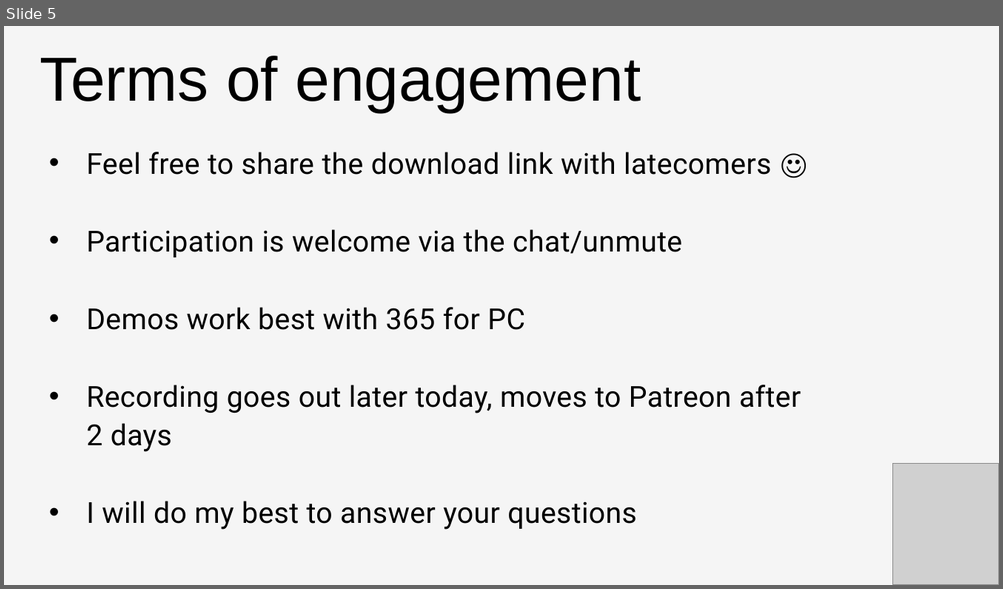
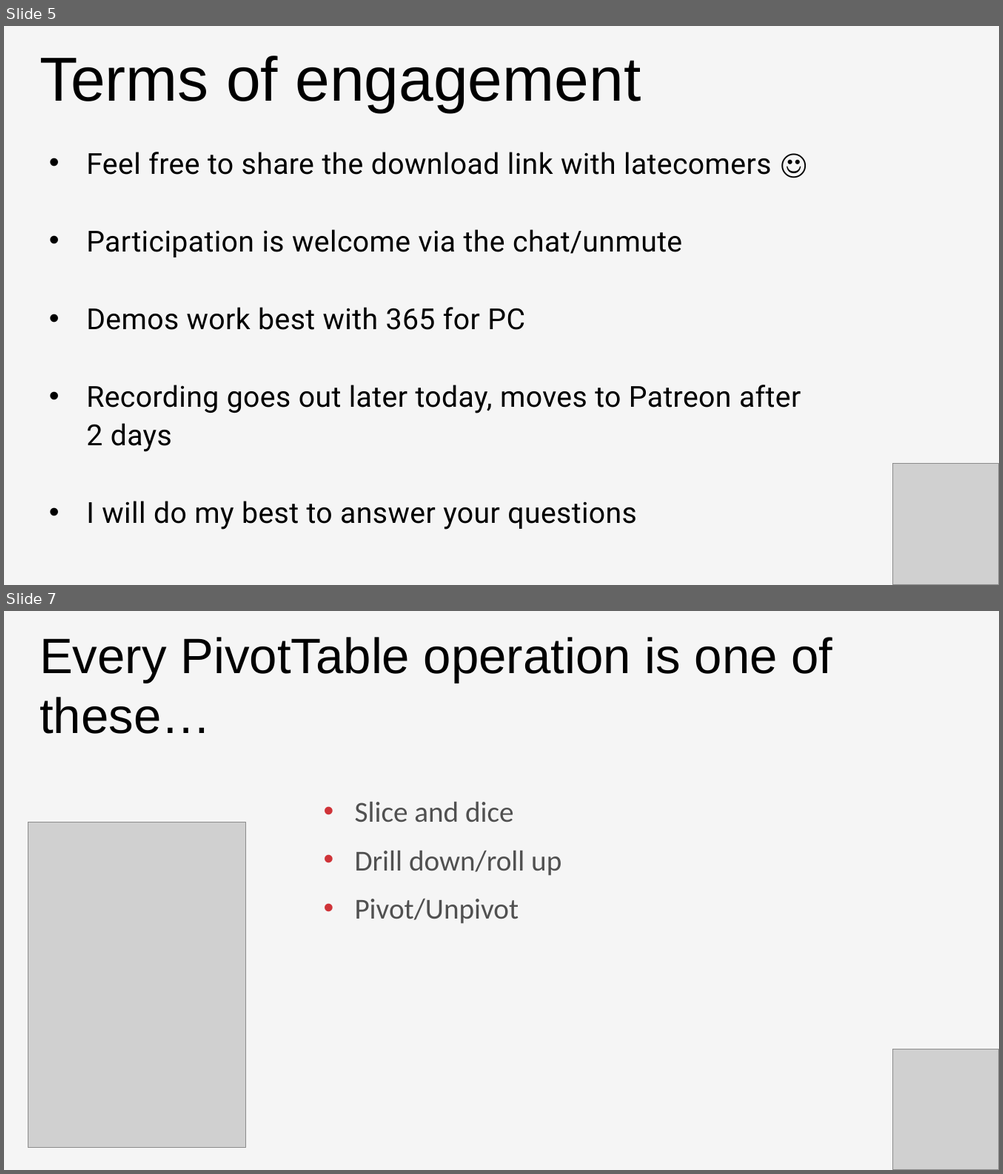
Before and after one commit to stringfestdata/first-steps-pivot-tables-excel, a slide deck: intro-pivot-tables-slides.pptx. Shown one above the other, each under a label of ours: slide 5 before the commit, slides 5 and 7 after it; the slides between them are not shown. The pictures are 1003x589 and 1003x1174 pixels, drawn with LibreOffice and Linux fonts; fonts in the diff are those of the drawing; grey boxes stand for pictures. Boxes give left, top, right and bottom in pixels: in the first picture for what was removed or moved away, otherwise in the second. Text is boxed around its words. In the diff, an @@ line names an element or a change of style, - is before the commit and + after.

```diff
--- a/intro-pivot-tables-slides.pptx
+++ b/intro-pivot-tables-slides.pptx
@@ slide 7 added at [4,611,999,1170], background #F5F5F5 @@
@@ text added at [40,637,832,734], 48 pt, text #000000 @@
+Every PivotTable operation is one of these…
@@ text added at [355,802,561,924], 28 pt, text #505050 @@
+• Slice and dice
+• Drill down/roll up
+• Pivot/Unpivot
@@ picture added at [28,822,246,1148] @@
@@ picture added at [893,1050,999,1170] @@
```
Also in this commit, not shown: 1 slide changed, 8 other slides added, 8 slides removed, 23 other files.
